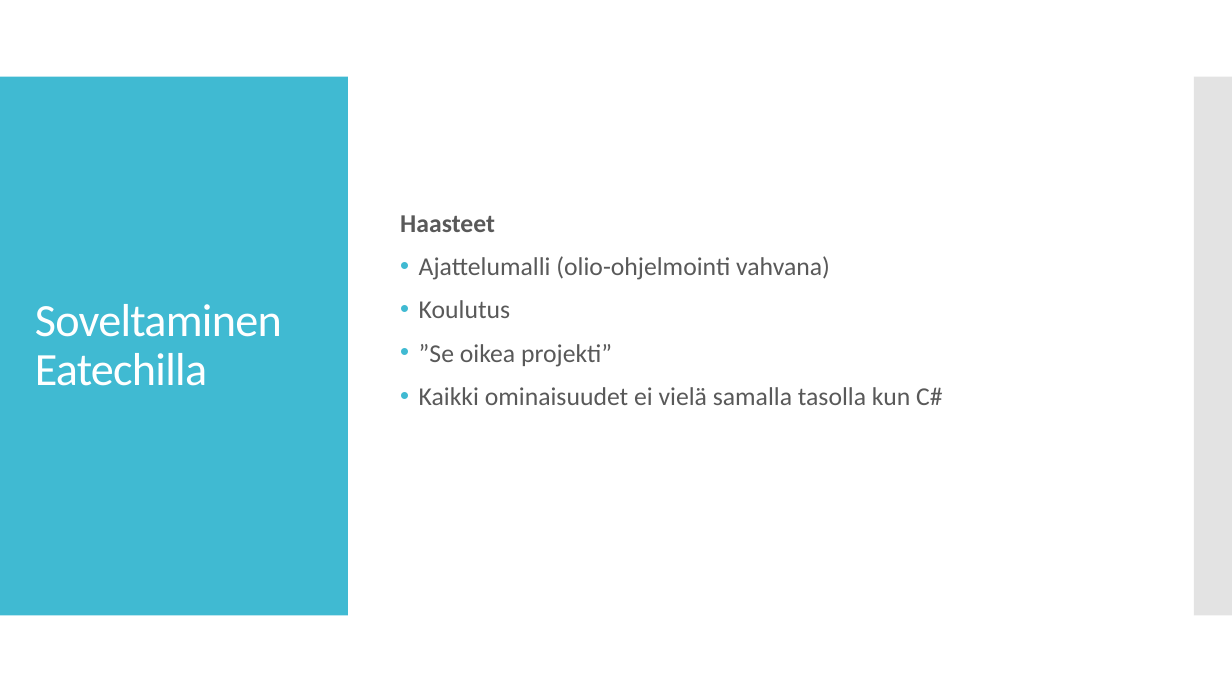
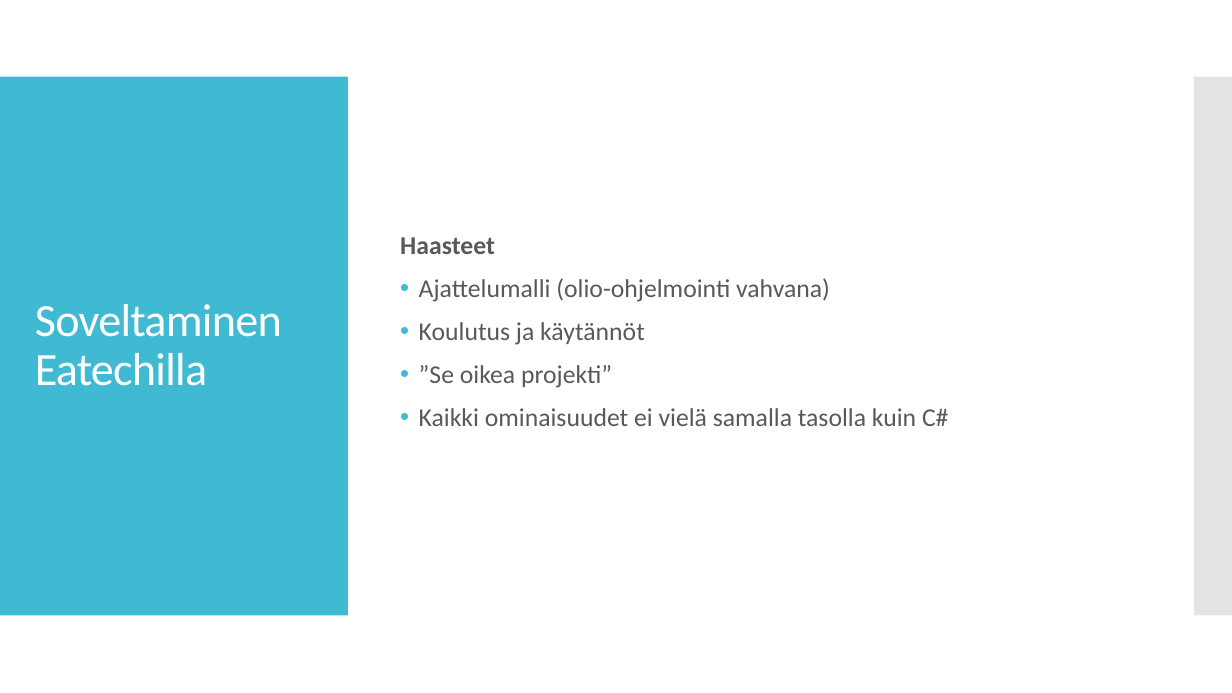
Before and after one commit to supertopi/FSharpRep, a slide deck: slide 8 of F.pptx (slide 7 before the commit). Drawn at 1232x693 pixels with LibreOffice and Linux fonts; fonts in the diff are those of the drawing. Boxes give left, top, right and bottom in pixels: in the first picture for what was removed or moved away, otherwise in the second. Text is boxed around its words. In the diff, an @@ line names an element or a change of style, - is before the commit and + after.

```diff
--- a/F.pptx
+++ b/F.pptx
@@ text at bbox=[419, 322, 645, 345]: text changed @@
-• Koulutus
+• Koulutus ja käytännöt
@@ text at bbox=[419, 408, 948, 426]: text changed @@
-• Kaikki ominaisuudet ei vielä samalla tasolla kun C#
+• Kaikki ominaisuudet ei vielä samalla tasolla kuin C#
```
Also in this commit, not shown: 3 other slides changed, 1 slide added, 2 other files.
